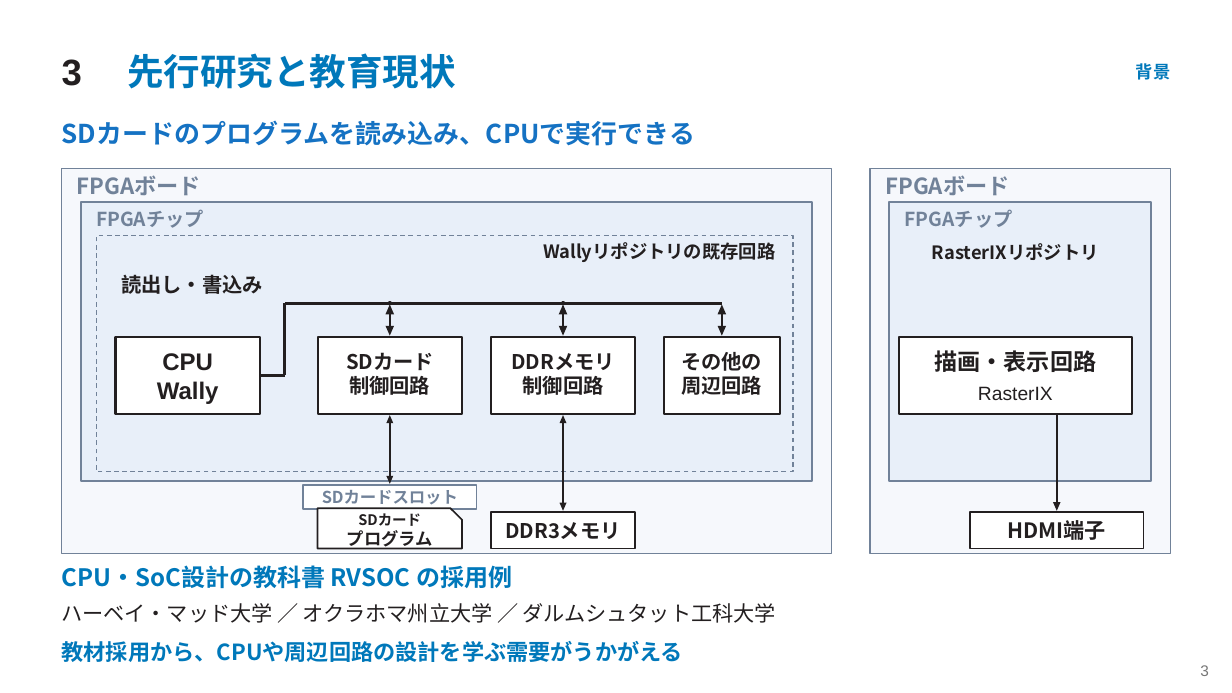
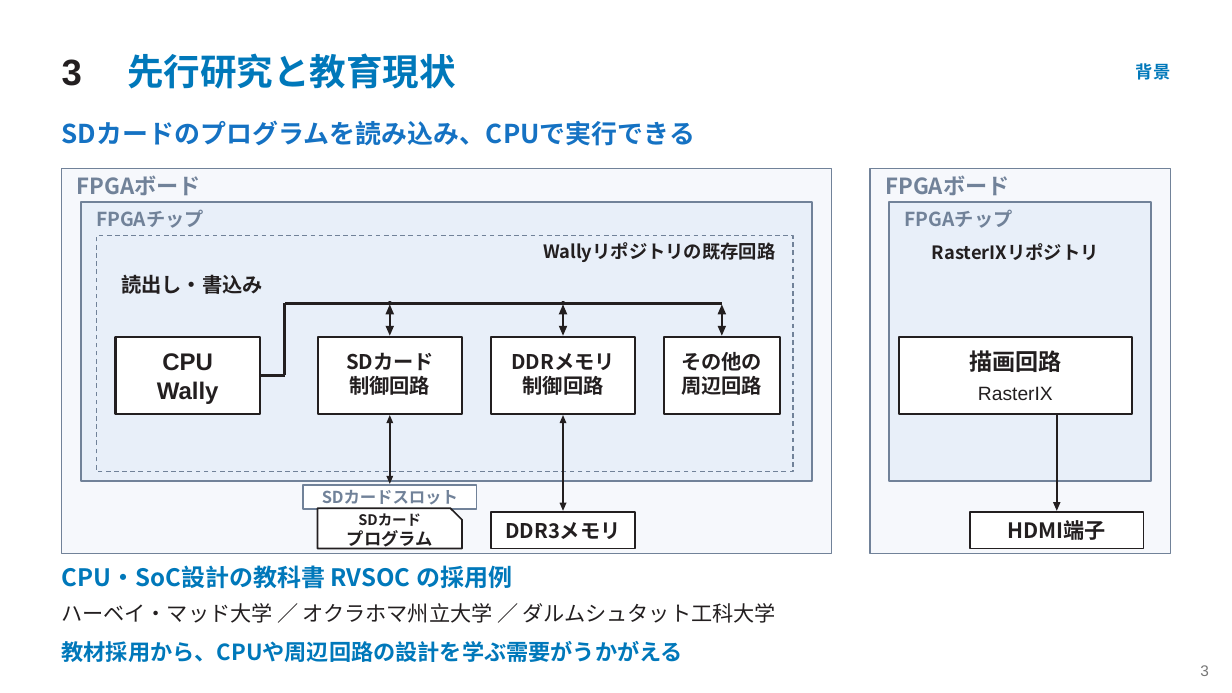
Before and after one commit to SoshiroFujimori/wally-game-console-research, a slide deck: slide 3 of docs/presentation/中間発表_主要事項.pptx. Drawn at 1232x693 pixels with LibreOffice and Linux fonts; fonts in the diff are those of the drawing. Boxes give left, top, right and bottom in pixels: in the first picture for what was removed or moved away, otherwise in the second. Text is boxed around its words. In the diff, an @@ line names an element or a change of style, - is before the commit and + after.

```diff
--- a/docs/presentation/中間発表_主要事項.pptx
+++ b/docs/presentation/中間発表_主要事項.pptx
@@ text at [969, 346, 1061, 375]: text changed @@
-描画・表示回路
+描画回路
```
Also in this commit, not shown: 9 other slides changed, 17 other files.
